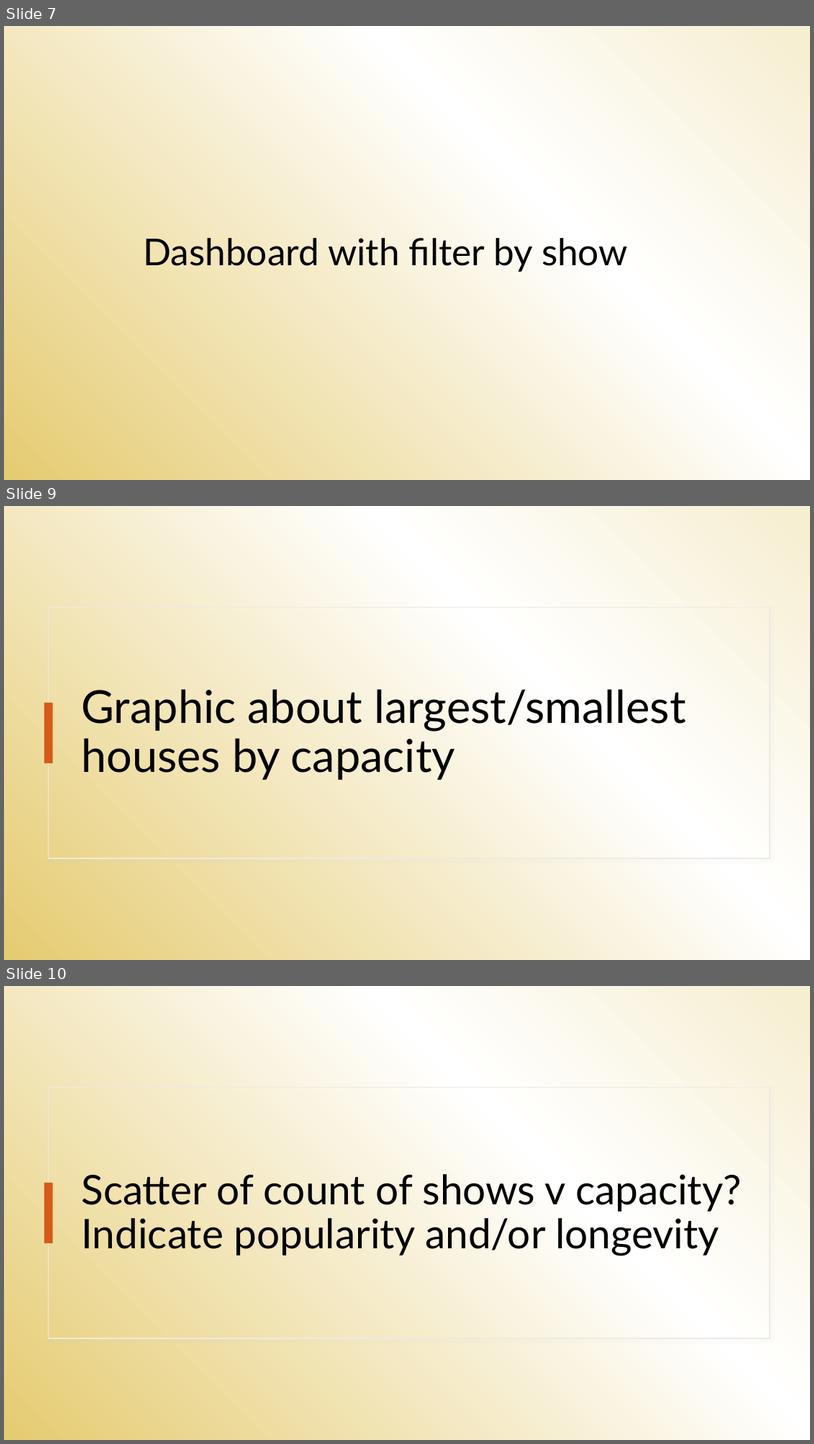
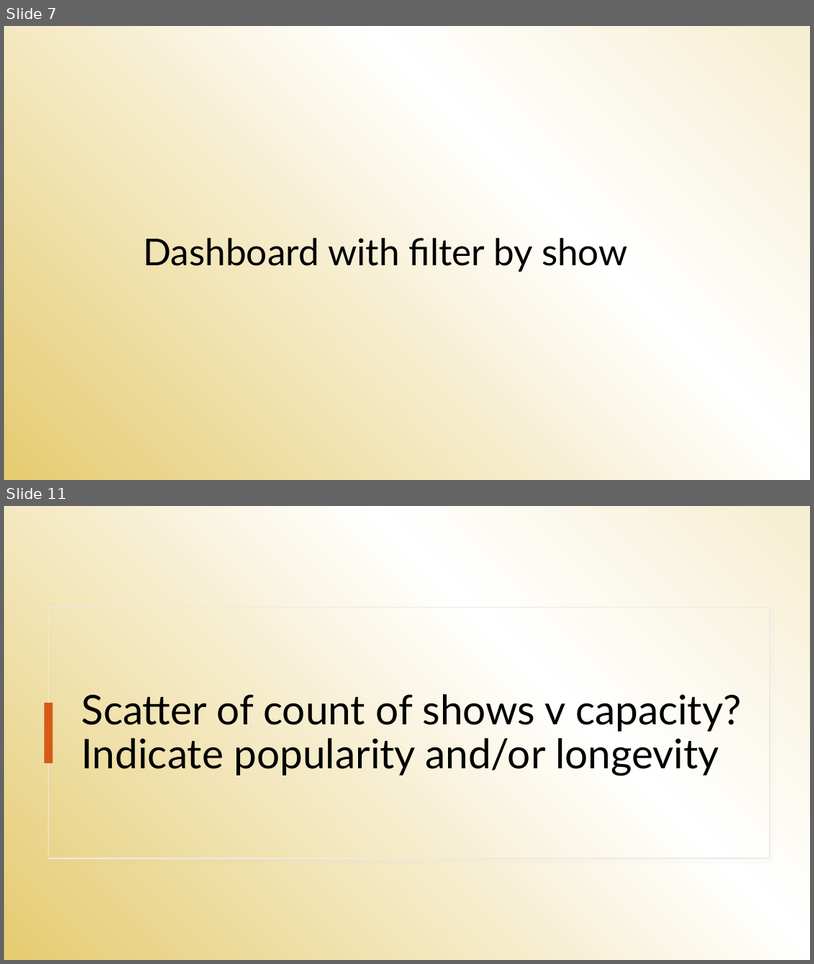
Before and after one commit to abihelvey/Broadway-Success, a slide deck: presentation/Abi_NSS_DA6_Capstone.pptx. Shown one above the other, each under a label of ours: slides 7, 9 and 10 before the commit, slides 7 and 11 after it; the slides between them are not shown. The pictures are 814x1444 and 814x964 pixels, drawn with LibreOffice and Linux fonts; fonts in the diff are those of the drawing; background and template pictures are left out. Boxes give left, top, right and bottom in pixels: in the first picture for what was removed or moved away, otherwise in the second. Text is boxed around its words. In the diff, an @@ line names an element or a change of style, - is before the commit and + after.

```diff
--- a/presentation/Abi_NSS_DA6_Capstone.pptx
+++ b/presentation/Abi_NSS_DA6_Capstone.pptx
@@ slide 9 removed at (x1=4, y1=506, x2=810, y2=960), background gradient #F6EED0 to #FFFFFF to #E5CB71; not listed: 2 template elements that a slide beside it also shows @@
@@ title removed at (x1=82, y1=689, x2=687, y2=780) @@
-Graphic about largest/smallest houses by capacity
@@ what was slide 10 is now slide 11 @@
```
Also in this commit, not shown: 2 slides changed, 5 slides added, 3 other slides removed.
